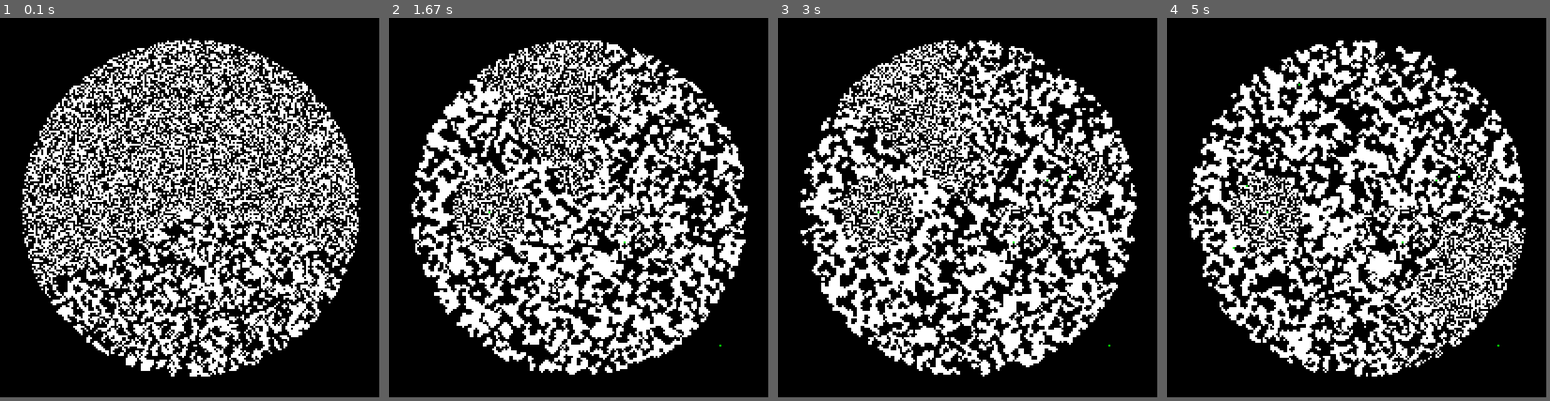
Above: before the commit, frames 1-4 (left to right).
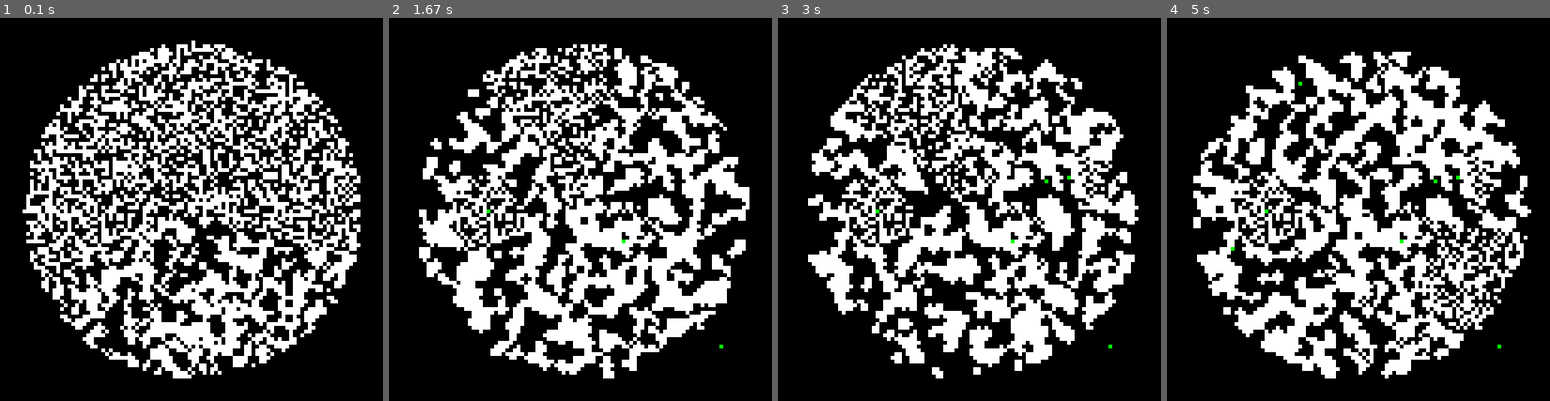
Above: after the commit, the same moments.

Repository: jbachurski/tenebris
Game: pygame game, started from demos/campfire.py
The game is run twice, just before and just after one commit, with the same random seed, the same clock (stepped at 60 frames per second) and the same inputs.
Inputs (mouse positions are in pixels of both pictures, inside the frame that each line leads up to):
- Up to frame 1 (0.1 s): no input
- Up to frame 2 (1.67 s): press the mouse at (580, 236) at 0.37 s; move the mouse to (534, 224) at 0.47 s; release the mouse at (488, 213) at 0.6 s; press the mouse at (580, 236) at 0.7 s; move the mouse to (649, 289) at 0.8 s; release the mouse at (722, 343) at 0.93 s; click (626, 243) at 1.23 s
- Up to frame 3 (3 s): press the mouse at (969, 236) at 1.93 s; move the mouse to (1007, 205) at 2.03 s; release the mouse at (1046, 178) at 2.17 s; click (1069, 175) at 2.47 s; click (843, 247) at 2.97 s
- Up to frame 4 (5 s): click (1243, 83) at 3.53 s; click (1247, 186) at 3.83 s; move the mouse to (1297, 83) at 4.53 s; click (1297, 83) at 4.67 s
In our replay, the window is 606x606 before the commit and 612x612 after it. These sizes can differ from the game's own. Grey fills any space a smaller window leaves; there, only what the larger window draws over its background counts as a difference.

The runs differ from the first frame. In frame 1, 31% of the frame differs, in the area x 5-95%, y 5-95%; in frame 2, 30%; in frame 3, 31%; in frame 4, 31%, in the area x 5-96%, y 5-95%.

Commit message:
Make campfire simulation more robust

Diff:
--- a/demos/campfire.py
+++ b/demos/campfire.py
@@ -1,15 +1,15 @@
 import pygame
-
 from pygame_disp import PygameFrontend
 from radar import RadarSimulator
 
 # Click screen to place down campfires
 
+
 class PygameFrontendWithCampfires(PygameFrontend):
     def handle(self, ev):
         if ev.type == pygame.MOUSEBUTTONUP:
             j, i = pygame.mouse.get_pos()
-            self.sim.place_campfire(*self.translate((i, j)))
+            self.sim.toggle_campfire(*self.translate((i, j)))
 
     def get_colour(self, i, j):
         res = super().get_colour(i, j)
@@ -18,16 +18,25 @@
         return res
 
     def should_force_update(self, i, j):
-        return super().should_force_update(i, j) or (i, j) in self.sim.campfires
+        return super().should_force_update(i, j) or ((i, j) in self.sim.past_campfires)
+
 
 class RadarSimulatorWithCampfires(RadarSimulator):
     def __init__(self, *args, campfire_radius=10, **kwargs):
         super().__init__(*args, **kwargs)
         self.campfire_radius = campfire_radius
         self.campfires = []
+        self.past_campfires = []
+
+    def toggle_campfire(self, i, j):
+        if (i, j) in self.campfires:
+            self.remove_campfire(i, j)
+        else:
+            self.place_campfire(i, j)
 
     def place_campfire(self, i, j):
         self.campfires.append((i, j))
+        self.past_campfires.append((i, j))
         print("Placed campfire at", (i, j))
 
     def remove_campfire(self, i, j):
@@ -36,13 +45,16 @@
     def calc(self, i, j):
         res = super().calc(i, j)
         for ci, cj in self.campfires:
-            if self.norm(i-ci, j-cj) < self.campfire_radius:
+            if self.norm(i - ci, j - cj) < self.campfire_radius:
                 return self.grid[i][j]
         return res
 
+
 if __name__ == "__main__":
-    N = 100
-    s = RadarSimulatorWithCampfires(2*N+2, 2, 6, radii=(0, 9*N/10), stepangle=0.5, campfire_radius=20)
-    pf = PygameFrontendWithCampfires(s, pxsz=3)
+    N = 50
+    s = RadarSimulatorWithCampfires(
+        2 * N + 2, 2, 6, radii=(0, 9 * N / 10), stepangle=0.5, campfire_radius=10
+    )
+    pf = PygameFrontendWithCampfires(s, pxsz=6)
 
     pf.run()
